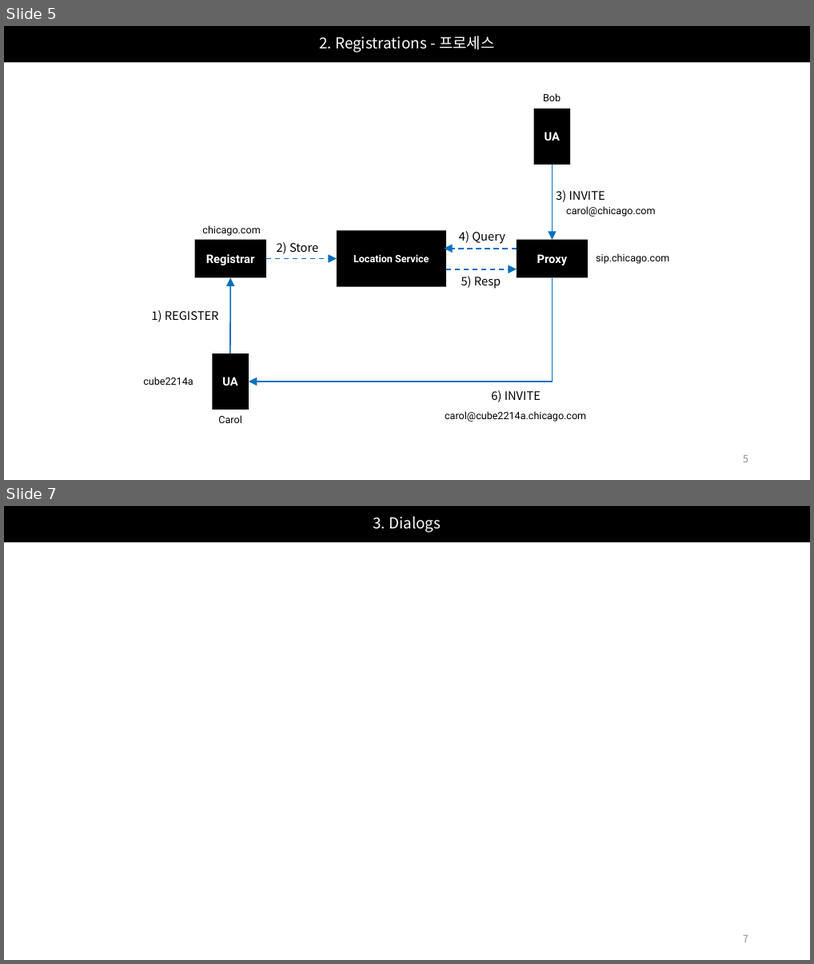
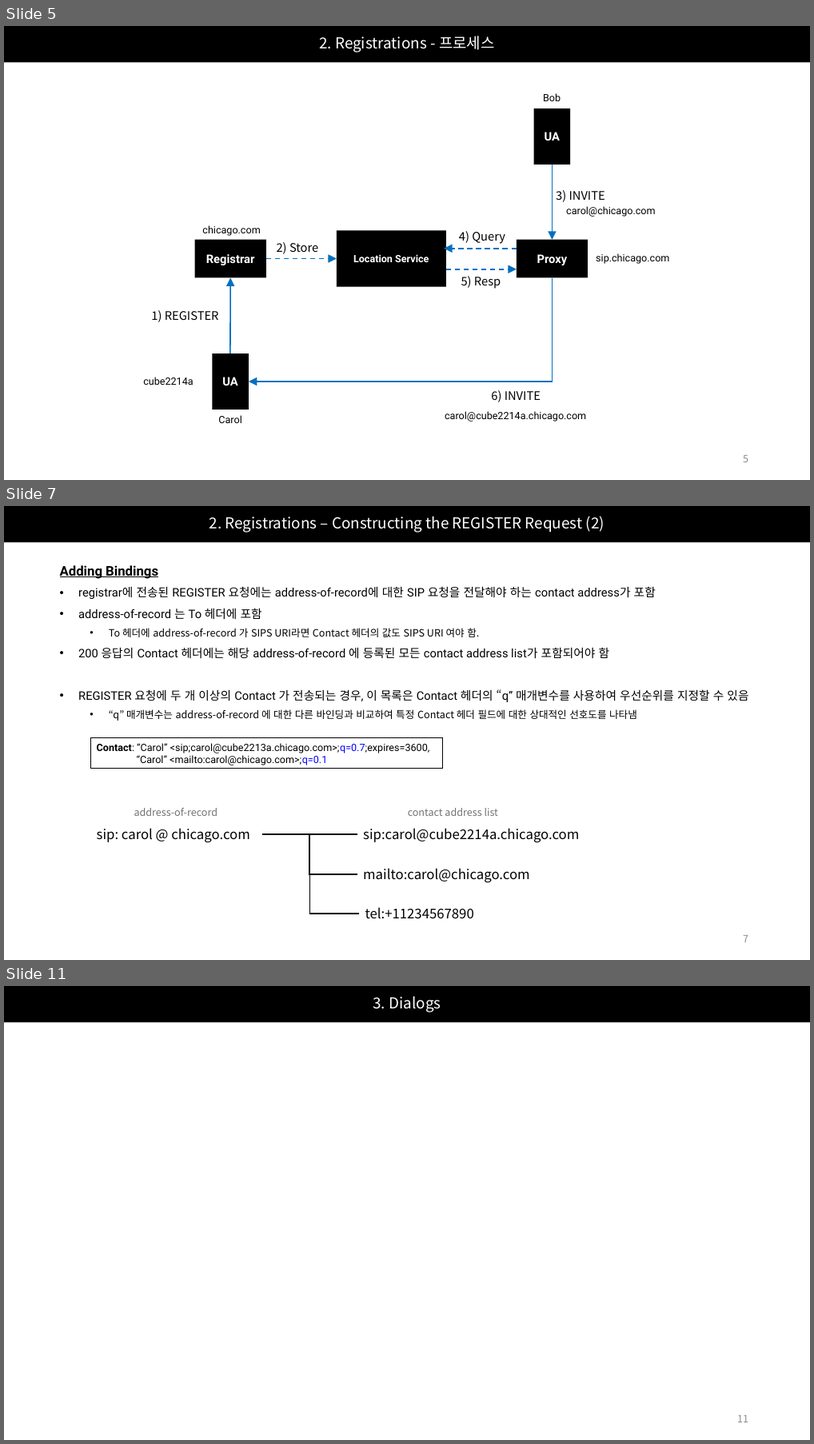
Before and after one commit to Epsilonely/SIP-Survey, a slide deck: 세미나 2차.pptx. Shown one above the other, each under a label of ours: slides 5 and 7 before the commit, slides 5, 7 and 11 after it; the slides between them are not shown. The pictures are 814x964 and 814x1444 pixels, drawn with LibreOffice and Linux fonts; fonts in the diff are those of the drawing. Boxes give left, top, right and bottom in pixels: in the first picture for what was removed or moved away, otherwise in the second. Text is boxed around its words. In the diff, an @@ line names an element or a change of style, - is before the commit and + after.

```diff
--- a/세미나 2차.pptx
+++ b/세미나 2차.pptx
@@ slide 7 added at (x1=4, y1=506, x2=810, y2=960), background #FFFFFF @@
@@ title added at (x1=4, y1=506, x2=810, y2=542), fill #000000, 18 pt, text #FFFFFF @@
+2. Registrations – Constructing the REGISTER Request (2)
@@ text added at (x1=60, y1=565, x2=749, y2=720), 14 pt, text #000000 @@
+Adding Bindings
+• registrar에 전송된 REGISTER 요청에는 address-of-record에 대한 SIP 요청을 전달해야 하는 contact address가 포함
+• address-of-record 는 To 헤더에 포함
+  • To 헤더에 address-of-record 가 SIPS URI라면 Contact 헤더의 값도 SIPS URI 여야 함.
+• 200 응답의 Contact 헤더에는 해당 address-of-record 에 등록된 모든 contact address list가 포함되어야 함
+• REGISTER 요청에 두 개 이상의 Contact 가 전송되는 경우, 이 목록은 Contact 헤더의 “q” 매개변수를 사용하여 우선순위를 지정할 수 있음
+  • “q” 매개변수는 address-of-record 에 대한 다른 바인딩과 비교하여 특정 Contact 헤더 필드에 대한 상대적인 선호도를 나타냄
@@ rectangle added at (x1=90, y1=738, x2=443, y2=768), fill #FFFFFF, outline #000000 0.75 pt, 12 pt, text #000000 @@
+Contact: “Carol” <sip;carol@cube2213a.chicago.com>;q=0.7;expires=3600,
+“Carol” <mailto:carol@chicago.com>;q=0.1
@@ group added at (x1=97, y1=808, x2=579, y2=919): 6 texts, 2 elbow lines, 1 line @@
+sip: carol @ chicago.com
+tel:+11234567890
+sip:carol@cube2214a.chicago.com
+mailto:carol@chicago.com
+address-of-record
+contact address list
@@ page number added at (x1=743, y1=935, x2=749, y2=942), 12 pt, text #8C8C8C @@
+7
@@ what was slide 7 is now slide 11 @@
@@ page number at (x1=738, y1=1415, x2=749, y2=1422): text changed @@
-7
+11
```
Also in this commit, not shown: 2 slides changed, 3 other slides added.
